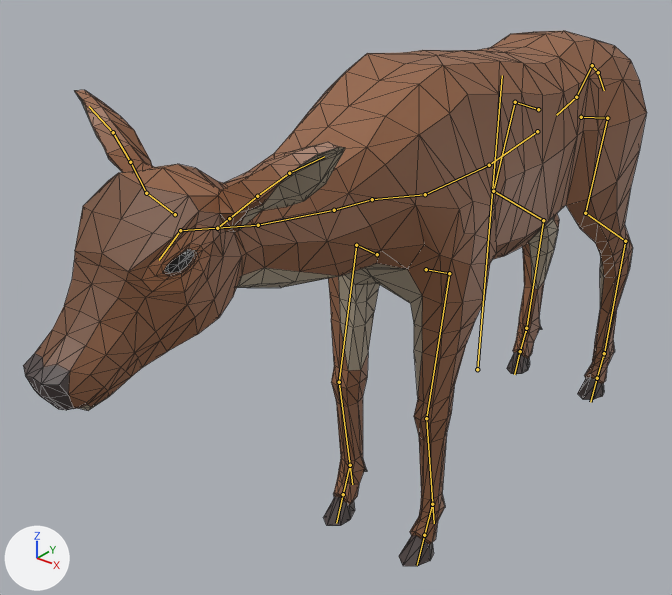
A saved change to the glTF model public/models/animals/Deer.gltf.
Before and after are seen from a 50 mm lens placed at (2.86, -5.22, 4.13), pointed at (-0.36, -1.19, 1.63). Every picture has the same lights, and +X, +Y and +Z are marked at lower left. The older version comes first. Both versions are drawn at frame 109 of the action 'Eating'; the numbers are the values there. The bones that change, and the others that lie on the model, are drawn over the model as lines. Mesh edges are drawn as thin lines.

In view in the first picture: 'Deer'.
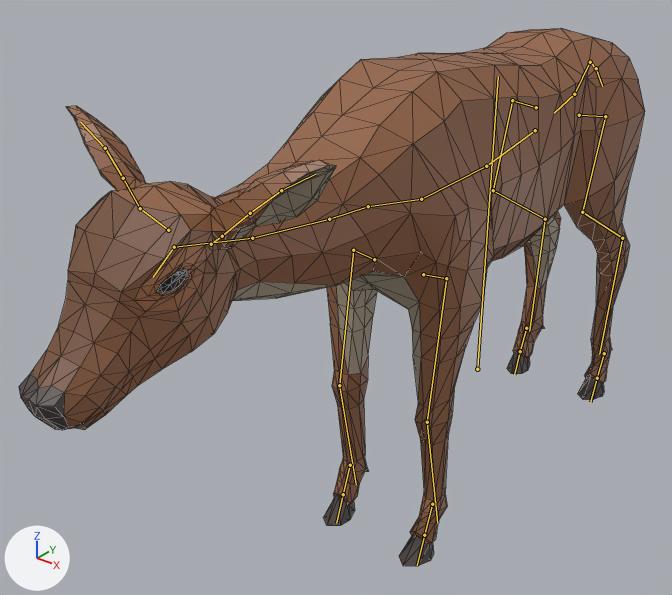
Pixel boxes (x1, y1, x2, y2) of what changed, in the pictures (672 x 595 px):
'Deer', posed: before (23, 30, 647, 566); after (19, 28, 645, 566)
bone 'Body', root to tip: before (477, 369) to (502, 75); after (477, 369) to (498, 76)
bone 'FrontUpperLeg.L', root to tip: before (449, 273) to (426, 418); after (446, 278) to (427, 422)
bone 'FrontUpperLeg.R', root to tip: before (356, 245) to (339, 382); after (353, 250) to (339, 385)
bone 'BackShoulder.L', root to tip: before (581, 117) to (607, 118); after (579, 115) to (605, 116)
bone 'BackLeg.L', root to tip: before (607, 118) to (585, 213); after (605, 116) to (582, 212)
bone 'BackShoulder.R', root to tip: before (538, 109) to (515, 102); after (536, 107) to (512, 100)
bone 'BackLeg.R', root to tip: before (515, 102) to (493, 191); after (512, 100) to (493, 190)

What the commit changed:
Bone 'Body' (bone_body) turns from (-1, 0, 0) to (1, 0, 0) degrees about its own x, y and z.
Bone 'FrontUpperLeg.L' (bone_frontupperleg_l) turns from (-2, 0, 0) to (-1, 0, 0) degrees about its own x, y and z.
Bone 'FrontUpperLeg.R' (bone_frontupperleg_r) turns from (-2, 0, 0) to (-1, 0, 0) degrees about its own x, y and z.
Bone 'BackShoulder.L' (bone_backshoulder_l) turns from (0, 0, 1) to (-1, -1, 0) degrees about its own x, y and z.
Bone 'BackLeg.L' (bone_backleg_l) turns from (0, 0, 1) to (0, 0, 0) degrees about its own x, y and z.
Bone 'BackShoulder.R' (bone_backshoulder_r) turns from (0, 0, -1) to (-1, 1, 0) degrees about its own x, y and z.
Bone 'BackLeg.R' (bone_backleg_r) turns from (0, 0, -1) to (0, 0, 0) degrees about its own x, y and z.
